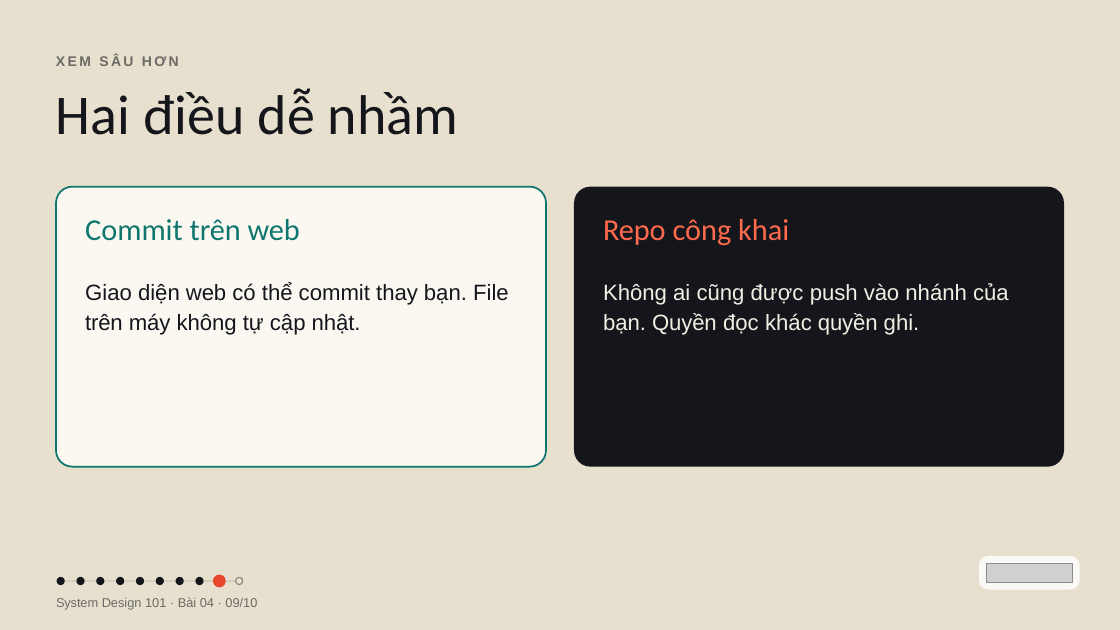
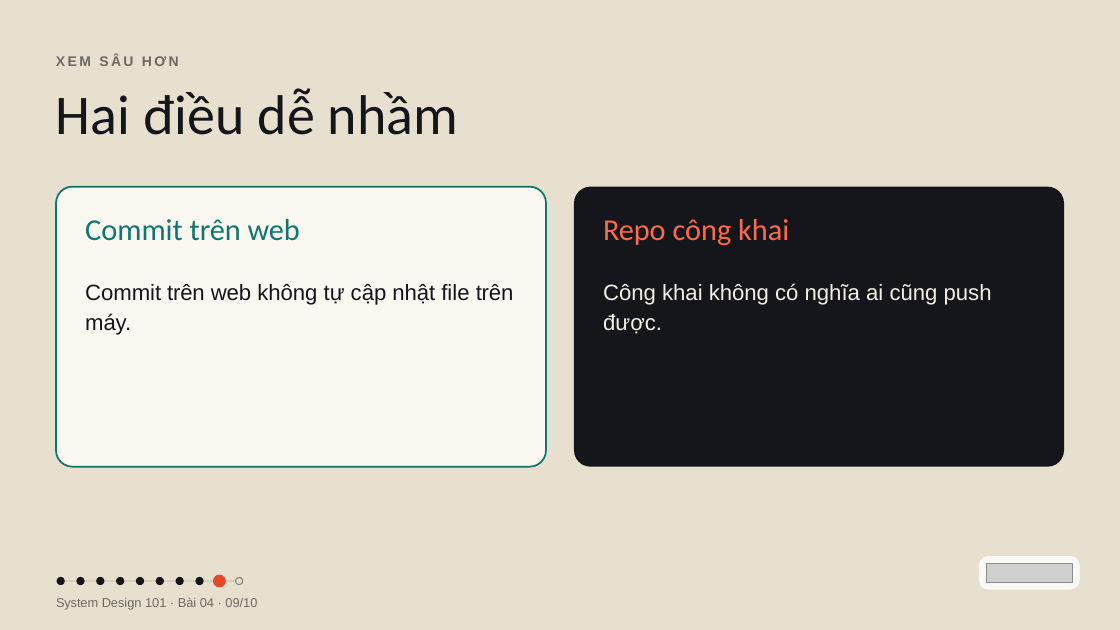
Before and after one commit to vohoailinh90/tool-marketing-studio, a slide deck: slide 9 of system-design-101/vi/lessons/sd-09-004/slides/sd-09-004.pptx. Drawn at 1120x630 pixels with LibreOffice and Linux fonts; fonts in the diff are those of the drawing; grey boxes stand for pictures. Boxes give left, top, right and bottom in pixels: in the first picture for what was removed or moved away, otherwise in the second. Text is boxed around its words. In the diff, an @@ line names an element or a change of style, - is before the commit and + after.

```diff
--- a/system-design-101/vi/lessons/sd-09-004/slides/sd-09-004.pptx
+++ b/system-design-101/vi/lessons/sd-09-004/slides/sd-09-004.pptx
@@ text at [85,284,514,335]: text changed @@
-Giao diện web có thể commit thay bạn. File trên máy không tự cập nhật.
+Commit trên web không tự cập nhật file trên máy.
@@ text at [603,283,992,334]: text changed @@
-Không ai cũng được push vào nhánh của bạn. Quyền đọc khác quyền ghi.
+Công khai không có nghĩa ai cũng push được.
```
Also in this commit, not shown: 2 other slides changed, 4 other files.
